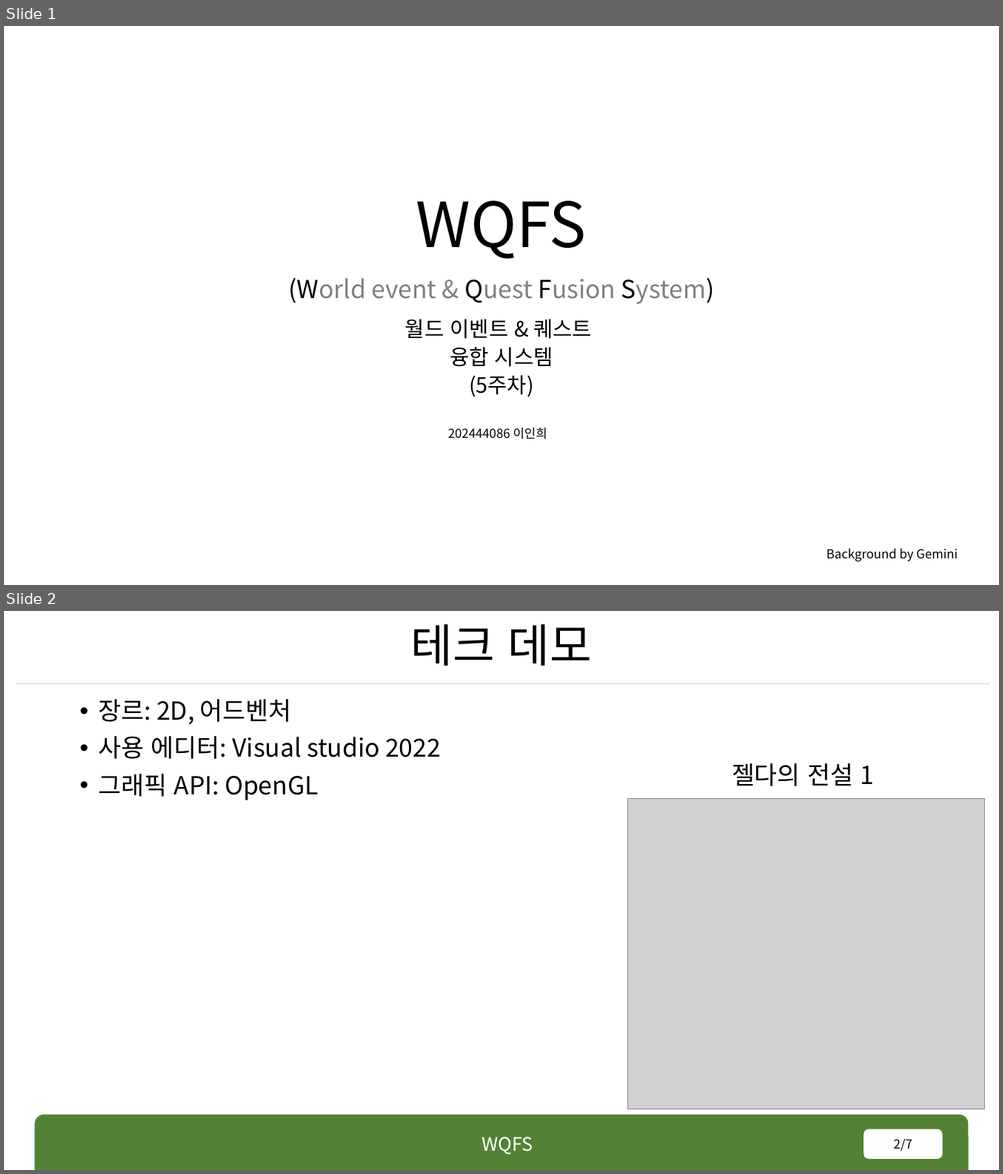
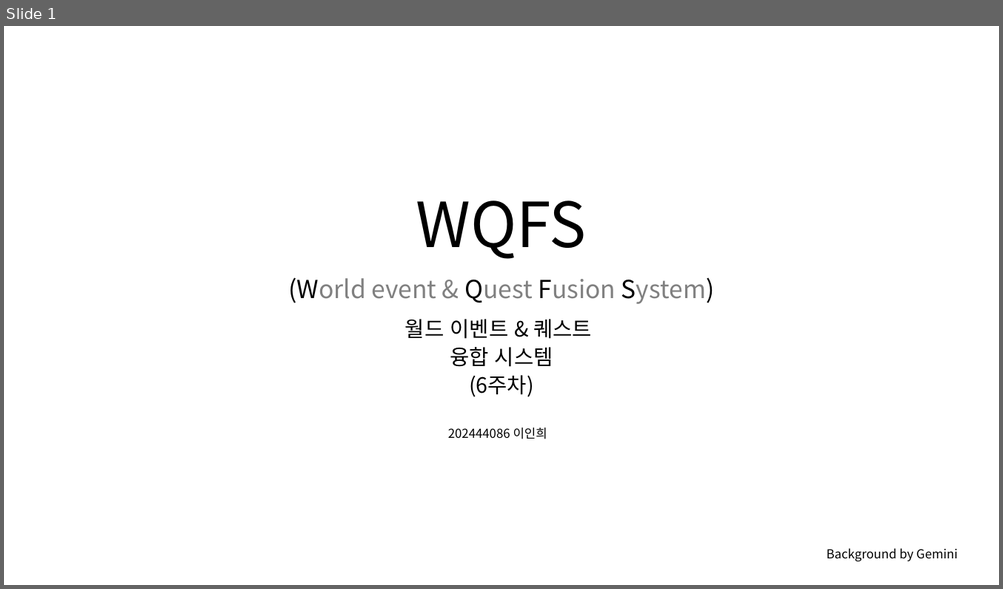
Before and after one commit to rennOobayashi/WQFS, a slide deck: WQFS.pptx. Shown one above the other, each under a label of ours: slides 1 and 2 before the commit, slide 1 after it. The pictures are 1003x1174 and 1003x589 pixels, drawn with LibreOffice and Linux fonts; fonts in the diff are those of the drawing; grey boxes stand for pictures; background and template pictures are left out. Boxes give left, top, right and bottom in pixels: in the first picture for what was removed or moved away, otherwise in the second. Text is boxed around its words. In the diff, an @@ line names an element or a change of style, - is before the commit and + after.

```diff
--- a/WQFS.pptx
+++ b/WQFS.pptx
@@ slide 2 removed at (x1=4, y1=611, x2=999, y2=1170), background #FFFFFF @@
@@ title removed at (x1=411, y1=624, x2=591, y2=666) @@
-테크 데모
@@ line removed from (16, 684) to (990, 684) @@
@@ text removed at (x1=99, y1=699, x2=441, y2=800) @@
-• 장르: 2D, 어드벤처
-• 사용 에디터: Visual studio 2022
-• 그래픽 API: OpenGL
@@ text removed at (x1=731, y1=763, x2=874, y2=786) @@
-젤다의 전설 1
@@ picture removed at (x1=628, y1=798, x2=984, y2=1110) @@
@@ round same rect removed at (x1=34, y1=1116, x2=968, y2=1170) @@
@@ text removed at (x1=481, y1=1137, x2=532, y2=1155) @@
-WQFS
@@ page number removed at (x1=864, y1=1130, x2=942, y2=1159) @@
-2/7
@@ slide 1 changed as well @@
@@ text at (x1=469, y1=375, x2=534, y2=397): text changed @@
-(5주차)
+(6주차)
```
Also in this commit, not shown: 1 other slide changed, 2 slides added, 4 other slides removed, 8 other files.
